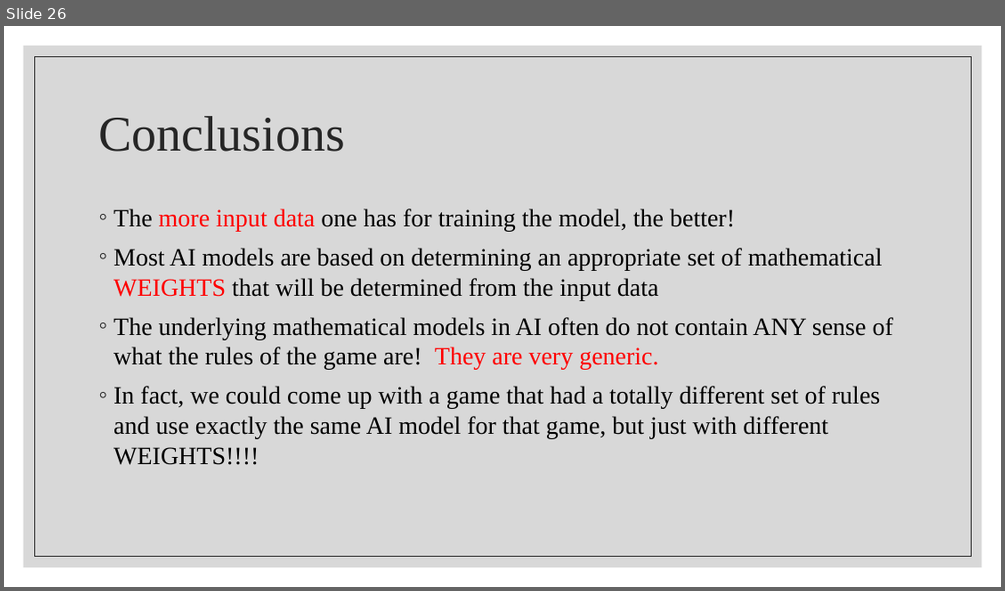
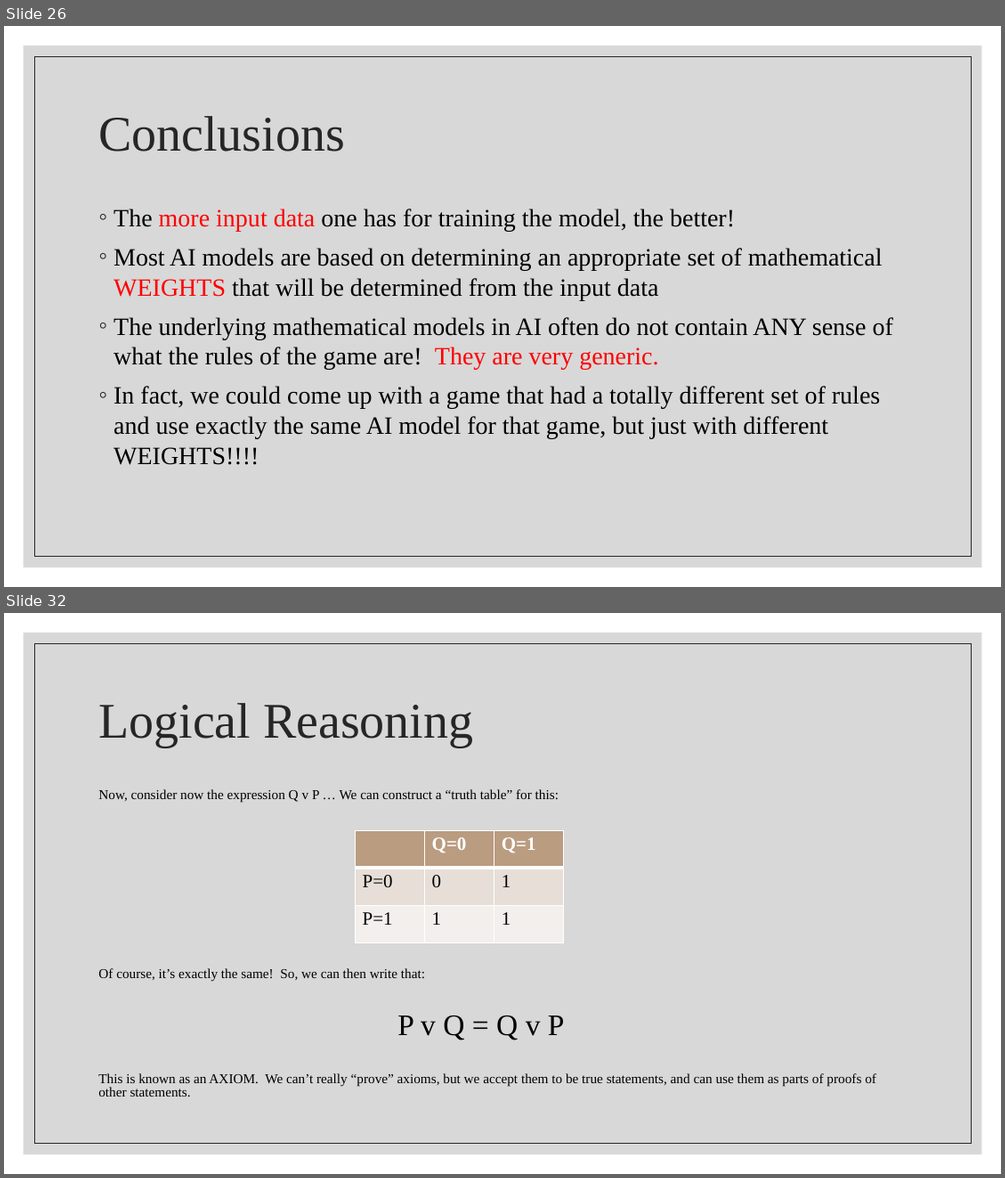
Before and after one commit to wutmeownow/phys441, a slide deck: JupyterNotebooks/LLS/Lecture3.pptx. Shown one above the other, each under a label of ours: slide 26 before the commit, slides 26 and 32 after it; the slides between them are not shown. The pictures are 1005x591 and 1005x1178 pixels, drawn with LibreOffice and Linux fonts; fonts in the diff are those of the drawing. Boxes give left, top, right and bottom in pixels: in the first picture for what was removed or moved away, otherwise in the second. Text is boxed around its words. In the diff, an @@ line names an element or a change of style, - is before the commit and + after.

```diff
--- a/JupyterNotebooks/LLS/Lecture3.pptx
+++ b/JupyterNotebooks/LLS/Lecture3.pptx
@@ slide 32 added at (4,613,1001,1174), background #FFFFFF; not listed: 2 template elements that a slide beside it also shows @@
@@ title added at (98,703,473,747), 48 pt, text #262626 @@
+Logical Reasoning
@@ text added at (98,789,876,1096), 13.1 pt, text #000000 @@
+Now, consider now the expression Q v P … We can construct a “truth table” for this:
+Of course, it’s exactly the same! So, we can then write that:
+P v Q = Q v P
+This is known as an AXIOM. We can’t really “prove” axioms, but we accept them to be true statements, and can use them as parts of proofs of other statements.
@@ table added at (355,830,563,942), 3 rows, 3 columns @@
+ | Q=0 | Q=1
+P=0 | 0 | 1
+P=1 | 1 | 1
```
Also in this commit, not shown: 7 other slides added, 1 other file.
